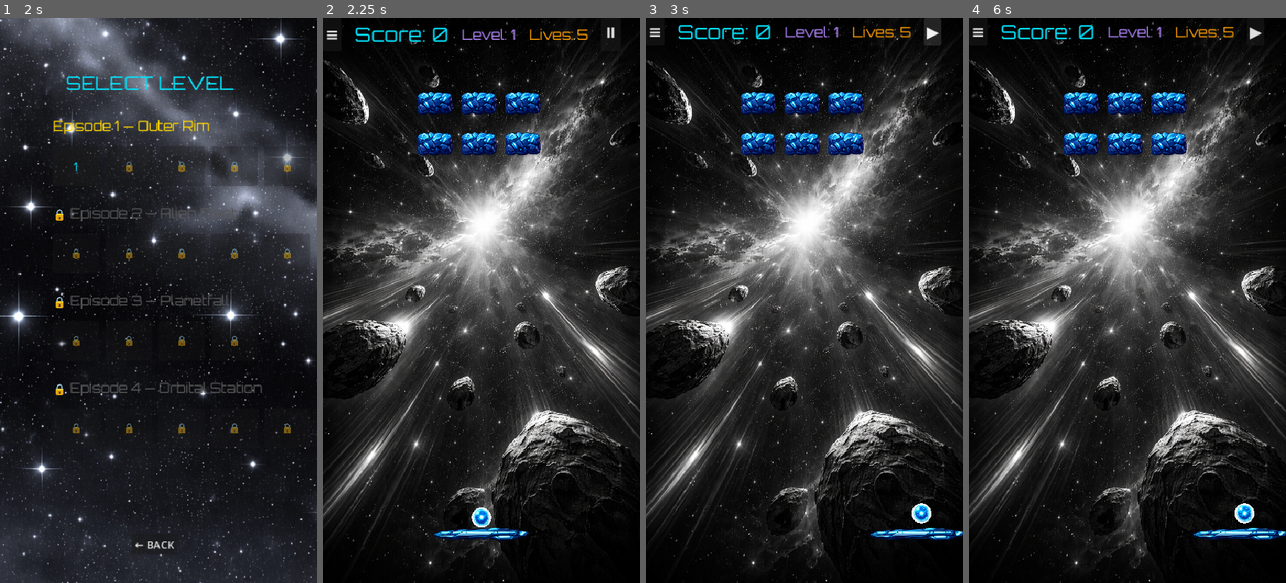
Above: before the commit, frames 1-4 (left to right).
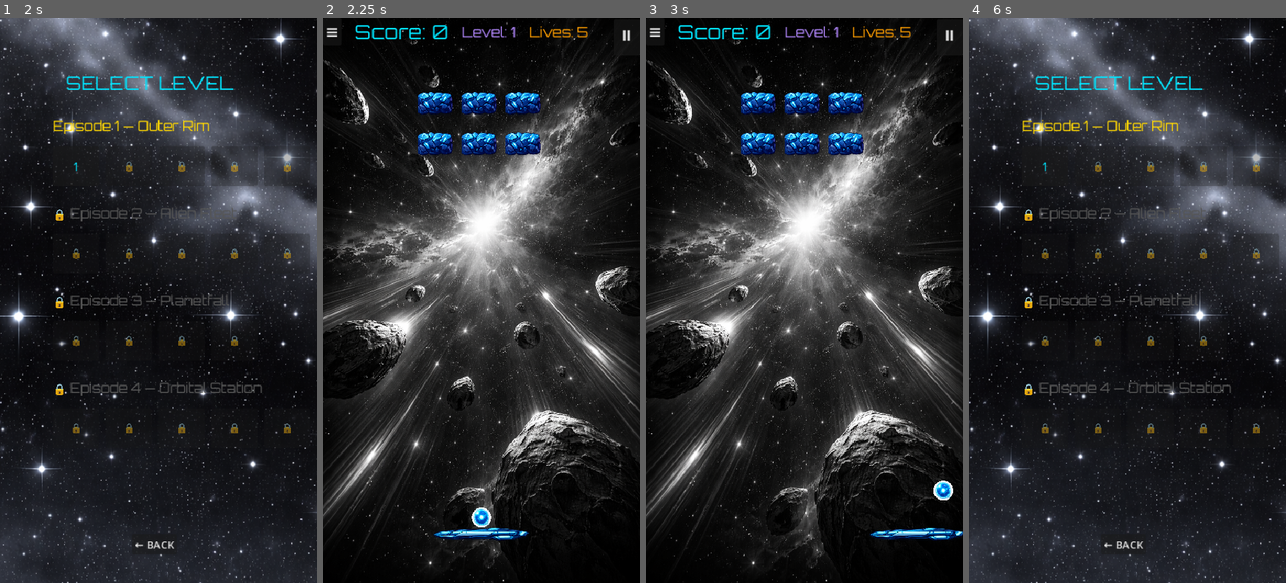
Above: after the commit, the same moments.

Repository: ilkkayli/godot-brick-breaker
Game: Godot game, scene res://MainMenu.tscn
Same seed, same stepped clock (60 frames per second), same inputs: the game is played once before the commit and once after it.
Inputs (mouse positions are in pixels of both pictures, inside the frame that each line leads up to):
- Up to frame 1 (2 s): click "PLAY" at 0.5 s; click "EASY" at 1.25 s
- Up to frame 2 (2.25 s): click "1" at 2 s
- Up to frame 3 (3 s): click "⏸" at 2.75 s
- Up to frame 4 (6 s): click (978, 29) at 3.5 s, where only the run after the commit has a clickable "≡"; click (1121, 238) at 4.25 s, where only the run after the commit has a clickable "YES"; click (1127, 238) at 5 s, where only the run after the commit has a clickable "PLAY"; click (1133, 244) at 5.75 s, where only the run after the commit has a clickable "EASY"

Frame 1 is identical in both runs. In frame 2, 1.0% of the frame differs, in the area x 1-98%, y 1-5%; in frame 3, 0.6%; in frame 4, 60%, in the area x 0-100%, y 0-100%.

Commit message:
Add combo scoring system, explosion chain bonus and time bonus for Daily Challenge

Diff:
--- a/Ball.gd
+++ b/Ball.gd
@@ -37,6 +37,8 @@
 			velocity = velocity.bounce(collision.get_normal())
 			collider.hit()
 		elif collider.is_in_group("paddle"):
+			if DailyChallenge.is_active:
+				ScoreManager.paddle_hit()
 			_bounce_off_paddle(collider, collision)
 		else:
 			velocity = velocity.bounce(collision.get_normal())
--- a/Brick.gd
+++ b/Brick.gd
@@ -108,6 +108,8 @@
 		camera.shake(0.3, 8.0)
 
 func _explode() -> void:
+	if DailyChallenge.is_active:
+		ScoreManager.explosion_chain()
 	var neighbors = [
 		Vector2(0, -1), Vector2(0, 1),
 		Vector2(-1, 0), Vector2(1, 0)
--- a/Main.gd
+++ b/Main.gd
@@ -33,10 +33,11 @@
 @onready var game_over_screen = $GameOverLayer/GameOver
 @onready var music_player = $MusicPlayer
 @onready var pause_screen = $PauseLayer/Pause
-@onready var pause_button = $HUD/TopBar/PauseButton
+@onready var pause_button = $HUD/PauseButton
 @onready var confirm_dialog = $ConfirmLayer/ConfirmDialog
 @onready var background = $Background
 @onready var multiplier_label = $HUD/MultiplierLabel
+@onready var combo_label = $HUD/ComboLabel
 
 const SLOW_DURATION: float = 8.0
 const SLOW_MULTIPLIER: float = 0.5
@@ -47,6 +48,13 @@
 	var font = load("res://assets/fonts/orbitron.ttf")
 	multiplier_label.add_theme_font_override("font", font)
 	multiplier_label.add_theme_font_size_override("font_size", 16)
+
+	combo_label.add_theme_font_override("font", font)
+	combo_label.add_theme_font_size_override("font_size", 24)
+	combo_label.add_theme_color_override("font_color", Color("#FF9E00"))
+	combo_label.visible = false
+
+	pause_button.process_mode = Node.PROCESS_MODE_ALWAYS
 
 	var difficulty = SaveManager.get_difficulty()
 	var diff = SaveManager.get_difficulty_data()
@@ -69,6 +77,9 @@
 		BASE_SPEED = 300.0
 		level = 1
 		score = 0
+		ScoreManager.reset()
+		ScoreManager.score_changed.connect(_on_score_changed)
+		ScoreManager.combo_changed.connect(_on_combo_changed)
 	else:
 		BASE_SPEED = diff["speeds"][episode]
 		level = int(SaveManager.get_setting("current_level", 1))
@@ -90,6 +101,10 @@
 
 	_load_background()
 	spawn_bricks()
+
+	if DailyChallenge.is_active:
+		ScoreManager.bricks_remaining = bricks_remaining
+
 	death_zone.body_entered.connect(_on_death_zone_body_entered)
 	update_hud()
 	menu_button.pressed.connect(_on_menu_pressed)
@@ -121,8 +136,11 @@
 
 func update_hud() -> void:
 	score_label.text = "Score: " + str(score)
-	level_label.text = "Level: " + str(level)
 	lives_label.text = "Lives: " + str(lives)
+	if DailyChallenge.is_active:
+		level_label.text = ""
+	else:
+		level_label.text = "Level: " + str(level)
 	var diff = SaveManager.get_difficulty()
 	match diff:
 		"normal": multiplier_label.text = "Bonus x1.5"
@@ -153,11 +171,15 @@
 var bricks_destroyed_count: int = 0
 
 func _on_brick_destroyed() -> void:
-	score += int(10 * score_multiplier)
 	bricks_remaining -= 1
 	bricks_destroyed_count += 1
 
-	# Speed boost joka 10. tiilestä
+	if DailyChallenge.is_active:
+		ScoreManager.brick_destroyed(bricks_remaining <= 0)
+		score = ScoreManager.score
+	else:
+		score += int(10 * score_multiplier)
+
 	if bricks_destroyed_count % 10 == 0:
 		for b in get_tree().get_nodes_in_group("balls"):
 			b.speed += 5
@@ -169,6 +191,8 @@
 
 func level_clear() -> void:
 	if DailyChallenge.is_active:
+		ScoreManager.level_completed()
+		score = ScoreManager.score
 		DailyChallengeResult.final_score = score
 		DailyChallenge.is_active = false
 		ball.stop()
@@ -181,7 +205,6 @@
 	SaveManager.update_highest_level(episode, level)
 
 	if level >= episode_levels:
-		# Episodi läpäisty
 		LevelComplete.current_level = level
 		LevelComplete.current_score = score
 		LevelComplete.episode_complete = true
@@ -190,7 +213,6 @@
 		SaveManager.set_setting("current_score", score)
 		get_tree().call_deferred("change_scene_to_file", "res://LevelComplete.tscn")
 	else:
-		# Seuraava level samassa episodissa
 		level += 1
 		update_hud()
 		ball.stop()
@@ -262,10 +284,8 @@
 	update_hud()
 
 func _process(delta: float) -> void:
-	# Pallo seuraa paddlea kun kiinnitetty
 	if ball.attached:
 		ball.position = Vector2(paddle.position.x, paddle.position.y - 25)
-
 	if is_slowed:
 		slow_timer -= delta
 		if slow_timer <= 0:
@@ -301,7 +321,7 @@
 	new_ball.position = Vector2(paddle.position.x, paddle.position.y - 25)
 	new_ball.speed = BASE_SPEED + (level - 1) * SPEED_INCREMENT
 	add_child(new_ball)
-	new_ball.launch()  # ← käynnistä heti
+	new_ball.launch()
 	print("Multiball!")
 
 func activate_slow() -> void:
@@ -340,7 +360,6 @@
 	restart()
 
 func _on_watch_ad() -> void:
-	# Rewarded ad logiikka tulee tähän myöhemmin
 	game_over_screen.visible = false
 	lives = 1
 	game_over = false
@@ -419,7 +438,20 @@
 			paddle.PADDLE_WIDTH *= 0.5
 			paddle.apply_width()
 		"extra_powerups":
-			pass  # Hoidetaan Brick.gd:ssä
+			pass
 		"multiball_start":
 			spawn_extra_ball()
 			spawn_extra_ball()
+
+func _on_combo_changed(new_combo: int) -> void:
+	if not DailyChallenge.is_active:
+		return
+	if new_combo >= 2:
+		combo_label.text = "COMBO x%d!" % ScoreManager.multiplier
+		combo_label.visible = true
+	else:
+		combo_label.visible = false
+
+func _on_score_changed(new_score: int) -> void:
+	score = new_score
+	update_hud()
--- /dev/null
+++ b/ScoreManager.gd
@@ -0,0 +1,72 @@
+extends Node
+
+# Current state
+var score: int = 0
+var combo: int = 0
+var multiplier: int = 1
+var chain_active: bool = false
+var bricks_remaining: int = 0
+var level_timer: float = 0.0
+var timer_running: bool = false
+
+# Signals
+signal score_changed(new_score: int)
+signal combo_changed(new_combo: int)
+
+func reset() -> void:
+	score = 0
+	combo = 0
+	multiplier = 1
+	chain_active = false
+	level_timer = 0.0
+	timer_running = true
+
+func _process(delta: float) -> void:
+	if timer_running:
+		level_timer += delta
+
+func brick_destroyed(is_last_brick: bool = false) -> void:
+	combo += 1
+	multiplier = _get_multiplier(combo)
+
+	var points = 10 * multiplier
+	score += points
+
+	print("Brick destroyed | Combo: %d | Multiplier: x%d | Points: +%d | Total: %d" % [combo, multiplier, points, score])
+
+	if is_last_brick and combo > 0:
+		score += 500
+		print("LAST BRICK BONUS! +500 | Total: %d" % score)
+
+	score_changed.emit(score)
+	combo_changed.emit(combo)
+
+func paddle_hit() -> void:
+	if combo > 0:
+		print("Paddle hit — combo reset from %d" % combo)
+	combo = 0
+	multiplier = 1
+	combo_changed.emit(combo)
+
+func explosion_chain() -> void:
+	score += 50
+	print("Chain explosion bonus! +50 | Total: %d" % score)
+	score_changed.emit(score)
+
+func level_completed() -> void:
+	timer_running = false
+	var max_time = 120.0
+	var remaining = max(0.0, max_time - level_timer)
+	var time_bonus = int(remaining * 10)
+	score += time_bonus
+	print("Level complete! Time: %.1fs | Remaining: %.1fs | Time bonus: +%d | Total: %d" % [level_timer, remaining, time_bonus, score])
+	score_changed.emit(score)
+
+func _get_multiplier(current_combo: int) -> int:
+	if current_combo >= 5:
+		return 5
+	elif current_combo >= 3:
+		return 3
+	elif current_combo >= 2:
+		return 2
+	return 1
--- a/main.tscn
+++ b/main.tscn
@@ -67,13 +67,36 @@
 
 [node name="HUD" type="CanvasLayer" parent="." unique_id=2049628320]
 
+[node name="PauseButton" type="Button" parent="HUD" unique_id=123217646]
+anchors_preset = -1
+offset_left = 440.0
+offset_top = 2.0
+offset_right = 481.0
+offset_bottom = 57.0
+theme_override_font_sizes/font_size = 24
+text = "⏸"
+
 [node name="MultiplierLabel" type="Label" parent="HUD" unique_id=1533059244]
 offset_left = 50.0
 offset_top = 50.0
 offset_right = 51.0
 offset_bottom = 73.0
 
+[node name="ComboLabel" type="Label" parent="HUD" unique_id=111806286]
+anchors_preset = 8
+anchor_left = 0.5
+anchor_top = 0.5
+anchor_right = 0.5
+anchor_bottom = 0.5
+offset_left = -10.0
+offset_top = 73.0
+offset_right = -9.0
+offset_bottom = 96.0
+grow_horizontal = 2
+grow_vertical = 2
+
 [node name="TopBar" type="HBoxContainer" parent="HUD" unique_id=741500545]
+custom_minimum_size = Vector2(480, 40)
 anchors_preset = 10
 anchor_right = 1.0
 offset_bottom = 40.0
@@ -106,11 +129,6 @@
 theme_override_font_sizes/font_size = 20
 text = "Lives: 3
 "
-
-[node name="PauseButton" type="Button" parent="HUD/TopBar" unique_id=123217646]
-layout_mode = 2
-theme_override_font_sizes/font_size = 24
-text = "⏸"
 
 [node name="Camera2D" type="Camera2D" parent="." unique_id=1692959262 groups=["camera"]]
 position = Vector2(240, 427)
--- a/project.godot
+++ b/project.godot
@@ -24,6 +24,7 @@
 
 SaveManager="*uid://dqphtk2kjslsk"
 DailyChallenge="*uid://dfeu34ehc3bg7"
+ScoreManager="*uid://chwosaouxpqfd"
 
 [display]
 
Not shown, added: ScoreManager.gd.uid
Not shown, changed: export_presets.cfg
Not shown, changed: bricktron.aab
